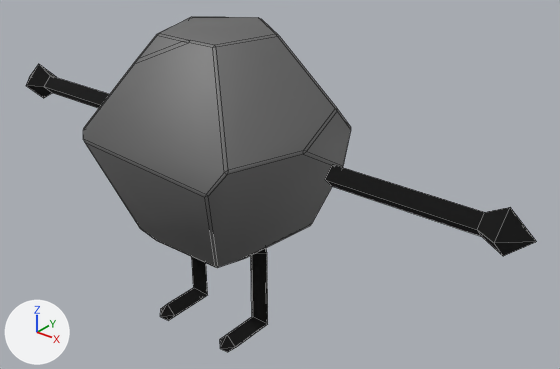
The FBX model Assets/Meina/Rock/Rock.fbx as it was, and as the next commit left it.
Camera for both pictures: a camera (50 mm lens) standing at (0.335, -0.357, 0.345) and looking at (0.029, 0.025, 0.108). Arrows for +X, +Y and +Z are at lower left; the lights stay in place. Mesh edges are drawn as thin lines. Where no turn or scale is listed for an object, it has been applied to the vertices.

Objects in the first picture: 'Arm.left', 'Arm.right', 'Head', 'Leg.left', 'Leg.right'.
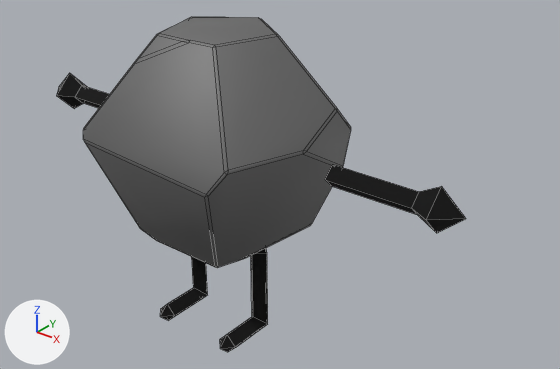
What the commit changed:
me_cylinder_002 has 13 vertices, 13 faces and spans x -0.22..-0.09, y -0.015..0.015, z 0.1269..0.1569.
me_cylinder_002 is used by ob_arm_right; location (0.0, 0.0, 0.0).
me_cylinder_002 part 2: all 9 vertices in x -0.22..-0.19, y -0.015..0.015, z 0.1269..0.1569 are moved by (0.04, 0.0, 0.0).
me_cylinder_004 has 13 vertices, 13 faces and spans x 0.09..0.22, y -0.015..0.015, z 0.1269..0.1569.
me_cylinder_004 is used by ob_arm_left; location (0.0, 0.0, 0.0).
me_cylinder_004 part 1: all 9 vertices in x 0.19..0.22, y -0.015..0.015, z 0.1269..0.1569 are moved by (-0.04, 0.0, 0.0).

Location of each change, [x1, y1, x2, y2] in pixels of the pictures (560 x 369 px):
'Arm.left', reshaped (33% narrower, 25% shorter): before [325, 164, 537, 256]; after [325, 164, 466, 233]
'Arm.right', reshaped: before [26, 64, 109, 108]; after [56, 73, 109, 109]
